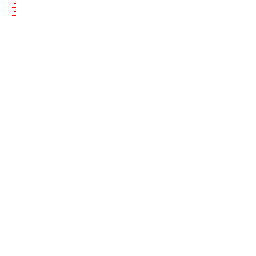
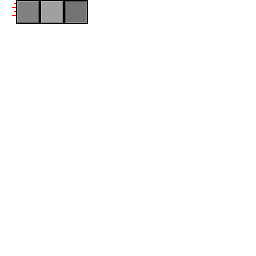
Comparing the layer stacks of the two w=256, h=256 images. Changes:
painted on "Layer 1" over [16, 0, 88, 24]
